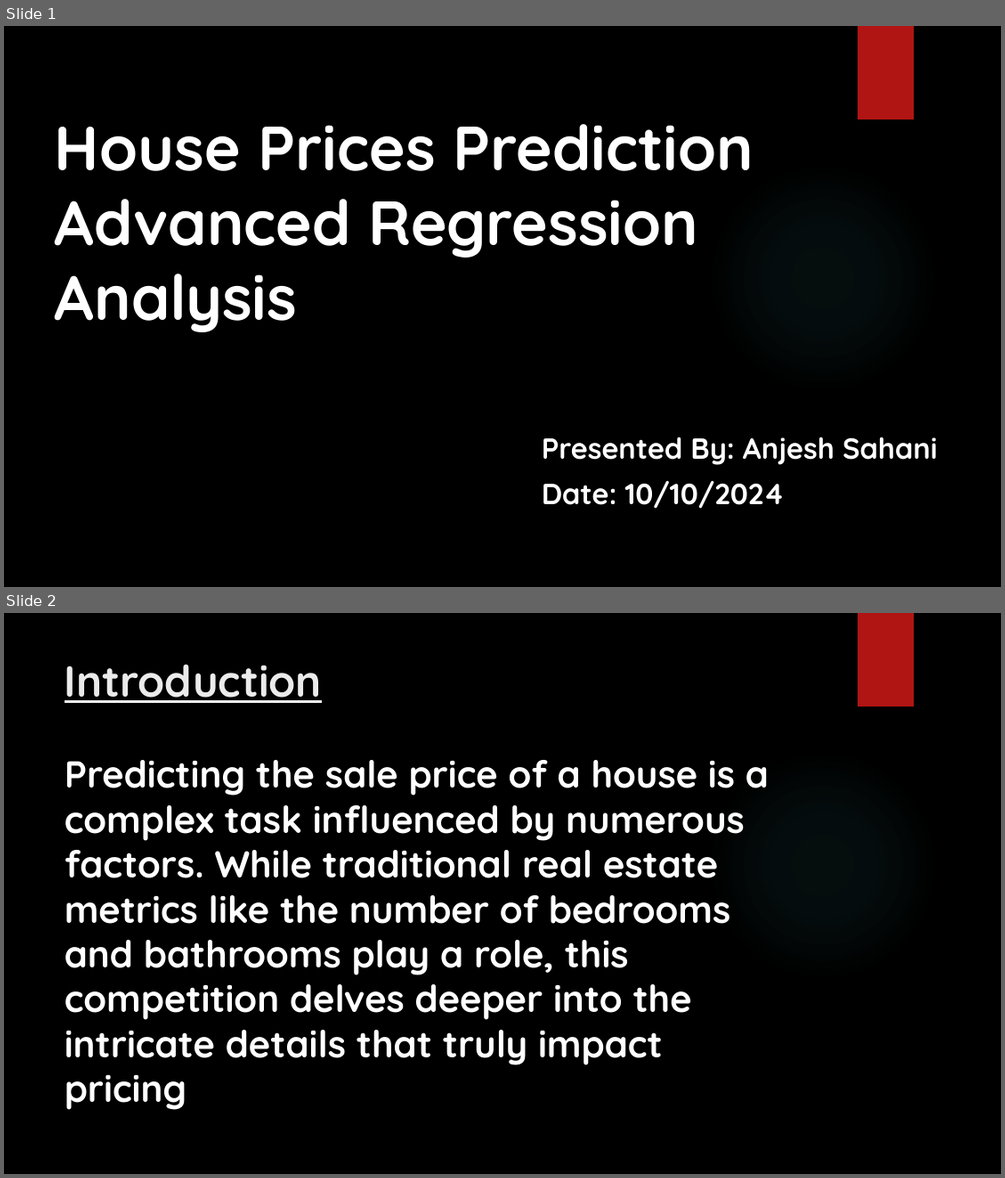
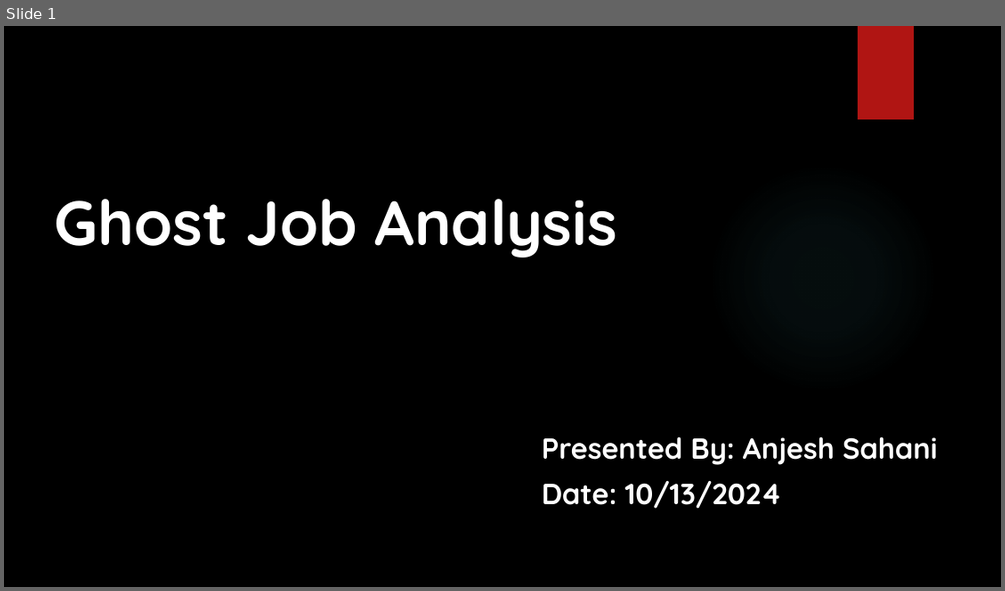
Before and after one commit to AJ-111/House-Price-Advance-Regression-Analysis, a slide deck: CSDA_5310_Individual_Project_Anjesh_Sahani.pptx. Shown one above the other, each under a label of ours: slides 1 and 2 before the commit, slide 1 after it. The pictures are 1005x1178 and 1005x591 pixels, drawn with LibreOffice and Linux fonts; fonts in the diff are those of the drawing; background and template pictures are left out. Boxes give left, top, right and bottom in pixels: in the first picture for what was removed or moved away, otherwise in the second. Text is boxed around its words. In the diff, an @@ line names an element or a change of style, - is before the commit and + after.

```diff
--- a/CSDA_5310_Individual_Project_Anjesh_Sahani.pptx
+++ b/CSDA_5310_Individual_Project_Anjesh_Sahani.pptx
@@ slide 2 removed at (x1=4, y1=613, x2=1001, y2=1174), background picture (left out); not listed: 2 template elements that a slide beside it also shows @@
@@ title removed at (x1=65, y1=664, x2=322, y2=703) @@
-Introduction
@@ text removed at (x1=65, y1=760, x2=769, y2=1110) @@
-Predicting the sale price of a house is a complex task influenced by numerous factors. While traditional real estate metrics like the number of bedrooms and bathrooms play a role, this competition delves deeper into the intricate details that truly impact pricing
@@ slide 1 changed as well @@
@@ title at (x1=55, y1=199, x2=616, y2=257): text changed @@
-House Prices Prediction Advanced Regression Analysis
+Ghost Job Analysis
@@ subtitle at (x1=542, y1=481, x2=782, y2=508): text changed @@
-Date: 10/10/2024
+Date: 10/13/2024
```
Also in this commit, not shown: 2 other slides changed, 5 slides added, 3 other slides removed, 5 other files.
